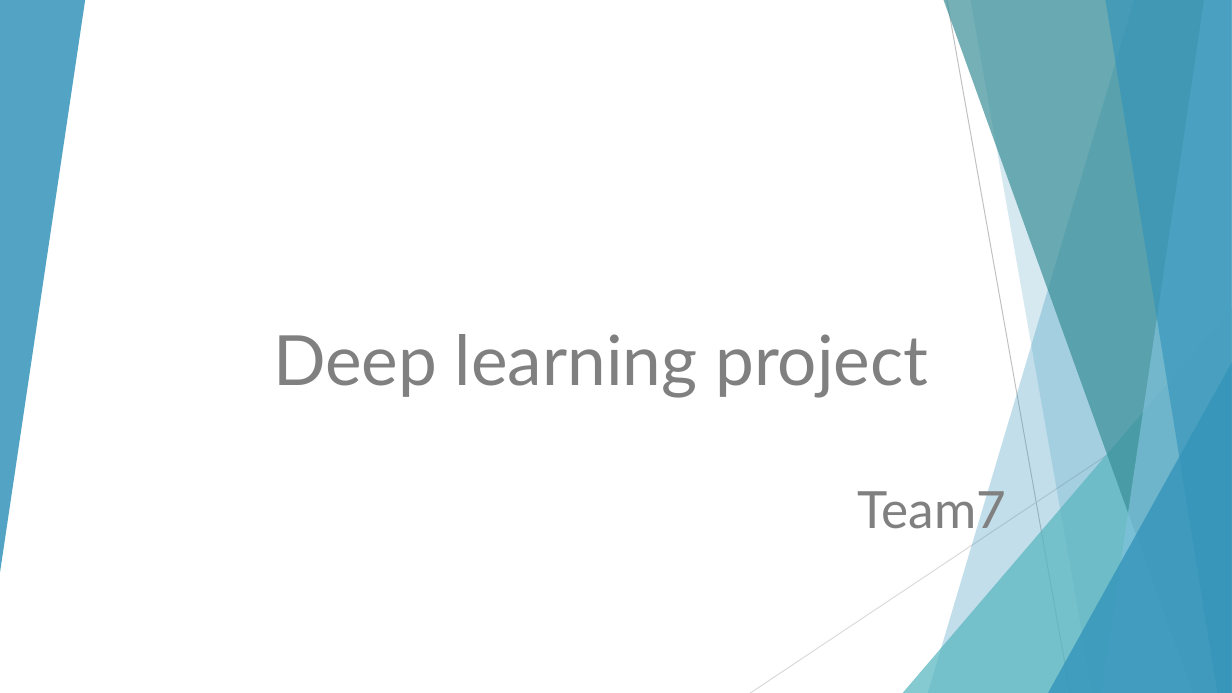
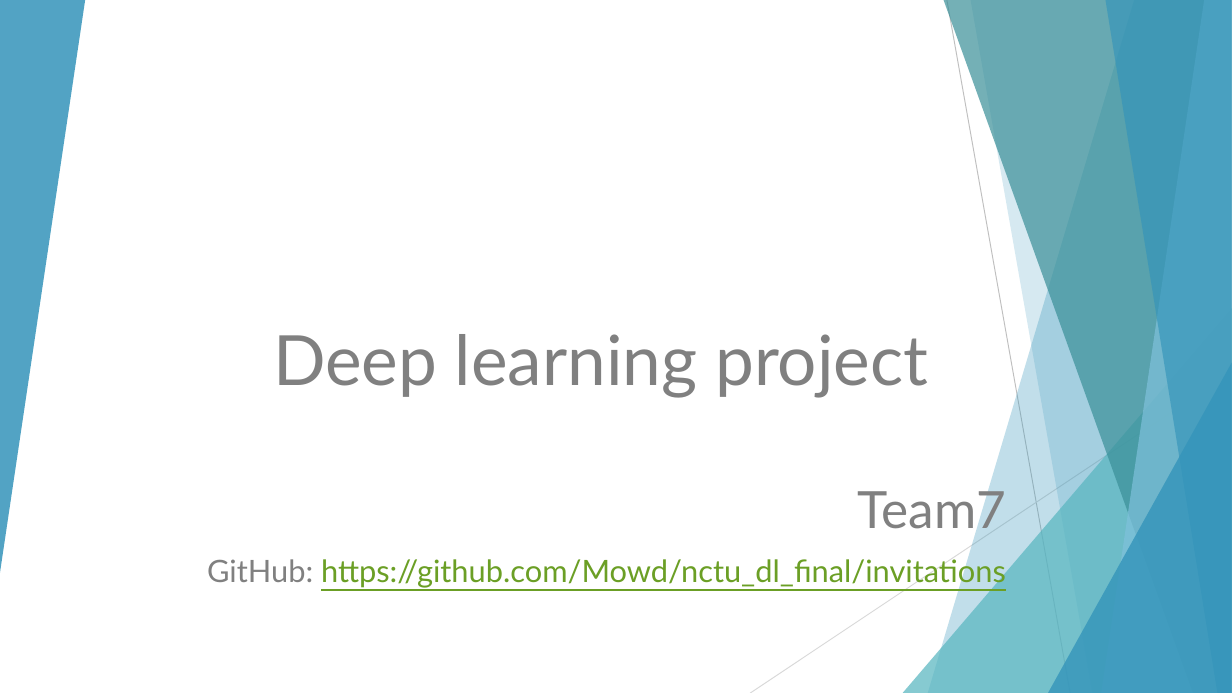
Before and after one commit to Mowd/nctu_dl_final, a slide deck: slide 1 of DL_final_team7_v1.1.pptx. Drawn at 1232x693 pixels with LibreOffice and Linux fonts; fonts in the diff are those of the drawing. Boxes give left, top, right and bottom in pixels: in the first picture for what was removed or moved away, otherwise in the second. Text is boxed around its words. In the diff, an @@ line names an element or a change of style, - is before the commit and + after.

Commit message:
Update ppt.

```diff
--- a/DL_final_team7_v1.1.pptx
+++ b/DL_final_team7_v1.1.pptx
@@ text "Team7": place and size @@
-text "Team7" at bbox=[857, 484, 1005, 538]
+text "Team7" at bbox=[207, 484, 1006, 588]
@@ text at bbox=[207, 555, 1006, 588]: paragraph added @@
+GitHub: https://github.com/Mowd/nctu_dl_final/invitations
```
Also in this commit, not shown: 3 slides added, 1 slide removed.
